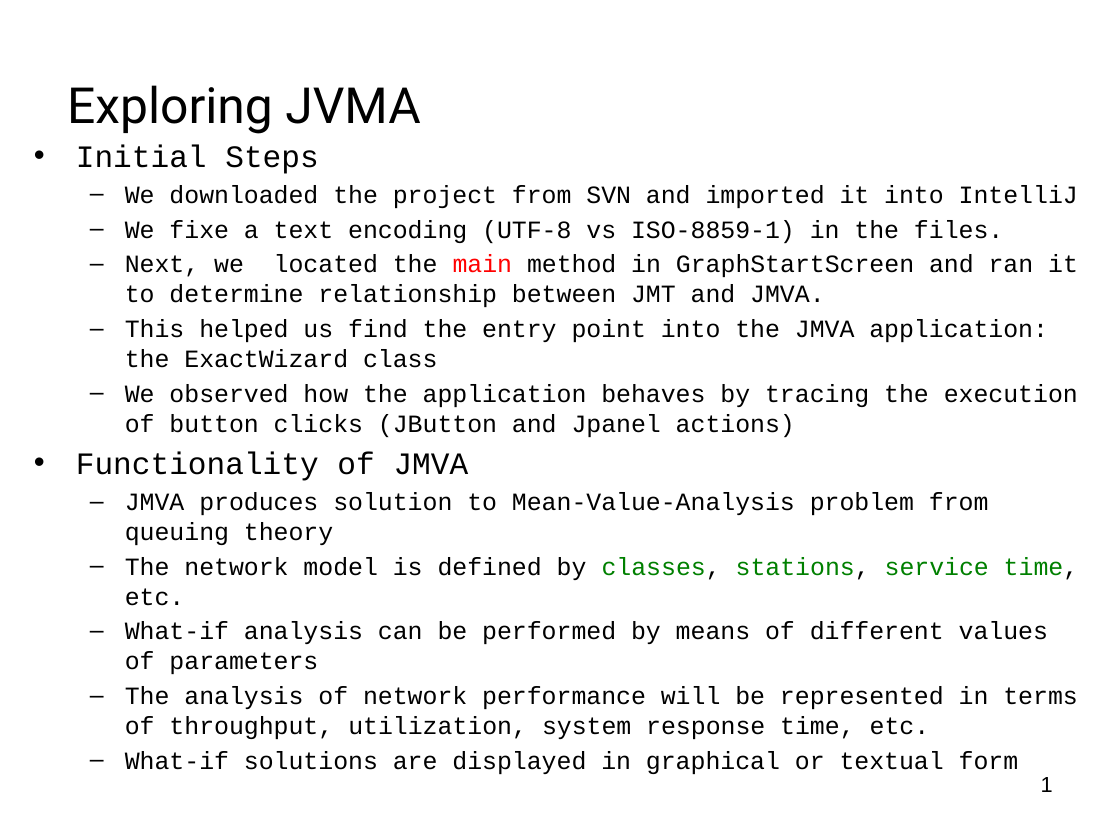
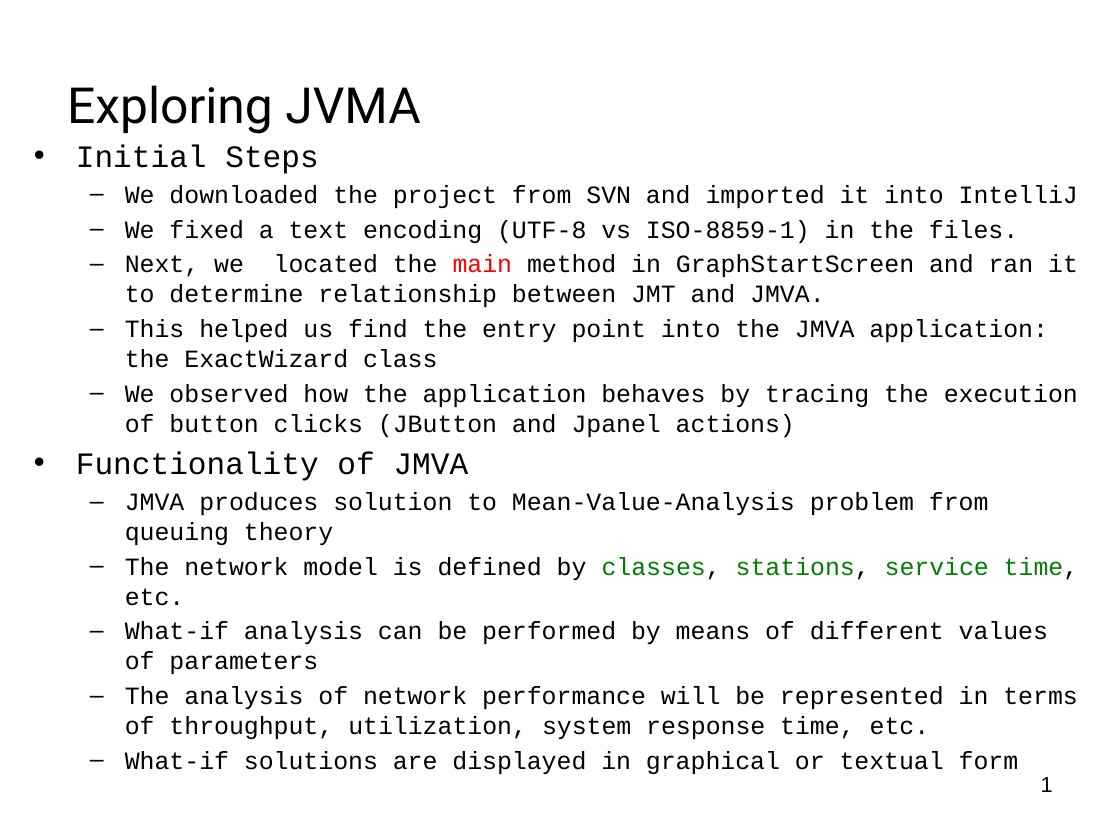
Before and after one commit to pavelgrib/SE_CW1, a slide deck: slide 2 of jmva_presentation_new.pptx. Drawn at 1120x840 pixels with LibreOffice and Linux fonts; fonts in the diff are those of the drawing; background and template pictures are left out. Boxes give left, top, right and bottom in pixels: in the first picture for what was removed or moved away, otherwise in the second. Text is boxed around its words. In the diff, an @@ line names an element or a change of style, - is before the commit and + after.

```diff
--- a/jmva_presentation_new.pptx
+++ b/jmva_presentation_new.pptx
@@ text at (x1=125, y1=220, x2=1018, y2=243): text changed @@
-  – We fixe a text encoding (UTF-8 vs ISO-8859-1) in the files.
+  – We fixed a text encoding (UTF-8 vs ISO-8859-1) in the files.
```
Also in this commit, not shown: 1 other slide changed, 1 slide added.
